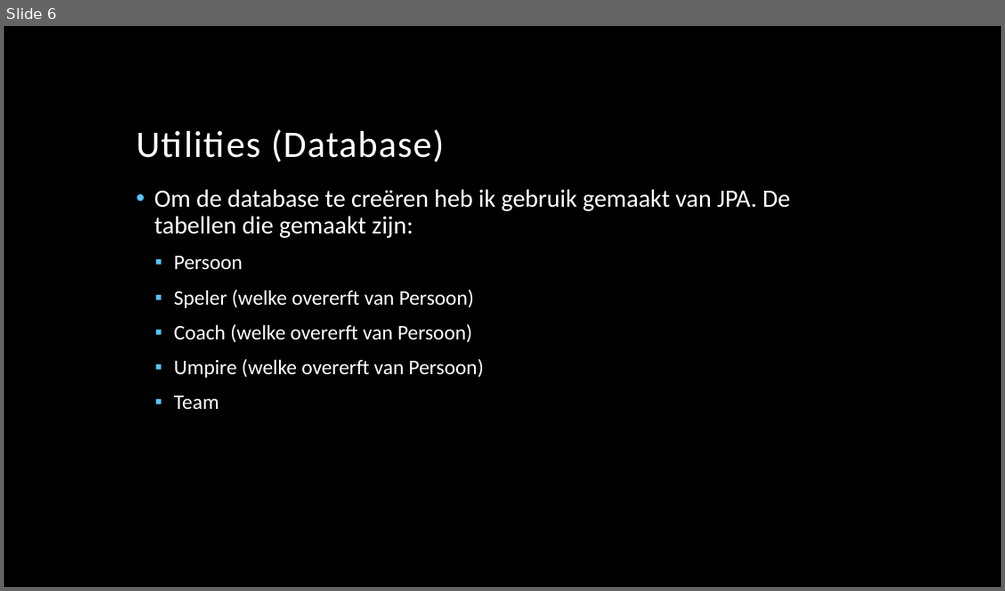
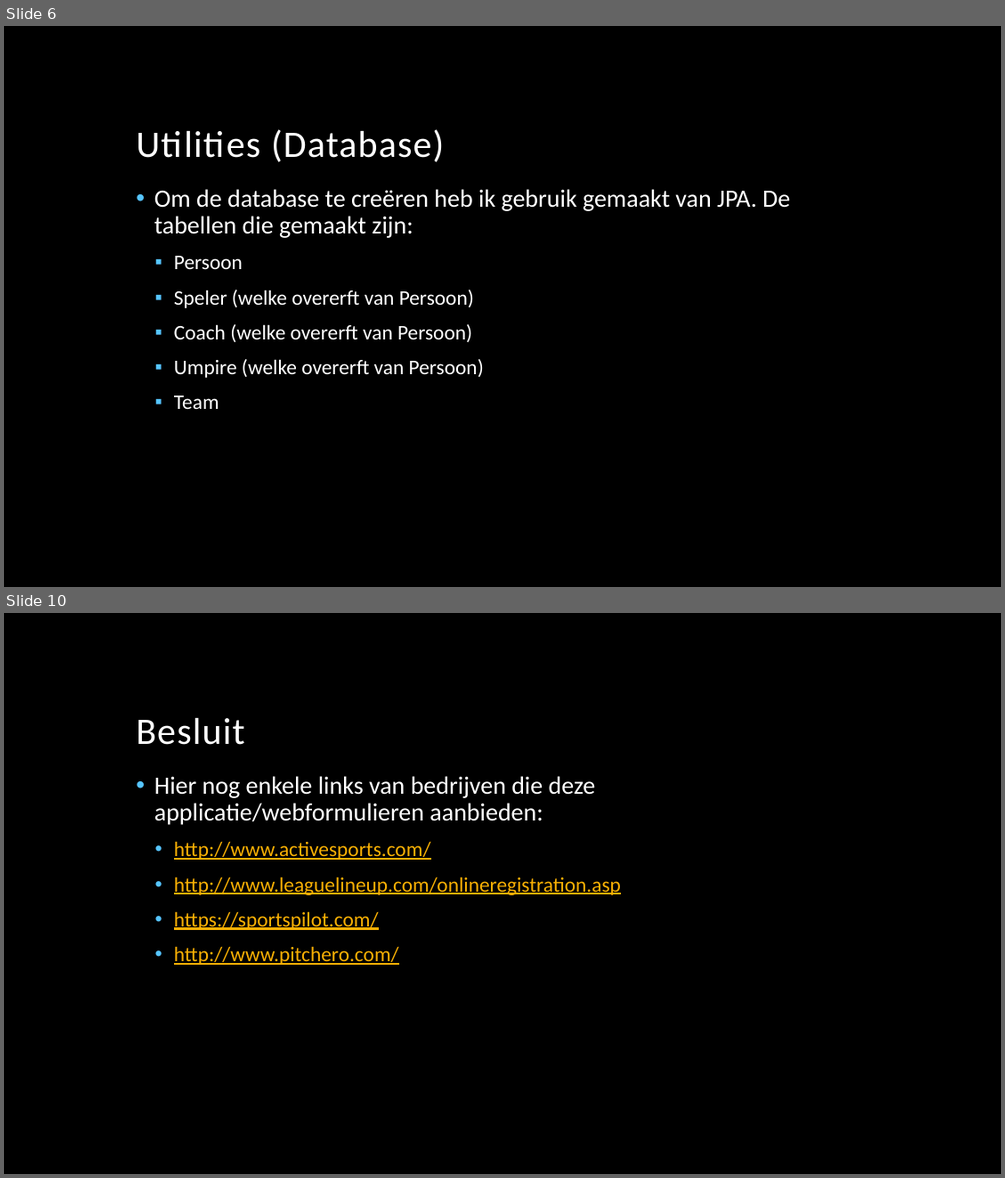
Before and after one commit to Ragabash/ProjectLax, a slide deck: Project Lax.pptx. Shown one above the other, each under a label of ours: slide 6 before the commit, slides 6 and 10 after it; the slides between them are not shown. The pictures are 1005x591 and 1005x1178 pixels, drawn with LibreOffice and Linux fonts; fonts in the diff are those of the drawing; background and template pictures are left out. Boxes give left, top, right and bottom in pixels: in the first picture for what was removed or moved away, otherwise in the second. Text is boxed around its words. In the diff, an @@ line names an element or a change of style, - is before the commit and + after.

```diff
--- a/Project Lax.pptx
+++ b/Project Lax.pptx
@@ slide 10 added at (4, 613, 1001, 1174), background picture (left out) @@
@@ title added at (136, 718, 244, 745), 36 pt, text #FFFFFF @@
+Besluit
@@ text added at (154, 776, 621, 965), 20 pt, text #F8B004, underline @@
+• Hier nog enkele links van bedrijven die deze applicatie/webformulieren aanbieden:
+  • http://www.activesports.com/
+  • http://www.leaguelineup.com/onlineregistration.asp
+  • https://sportspilot.com/
+  • http://www.pitchero.com/
```
Also in this commit, not shown: 2 slides changed, 2 other slides added, 3 slides removed, 1 other file.
